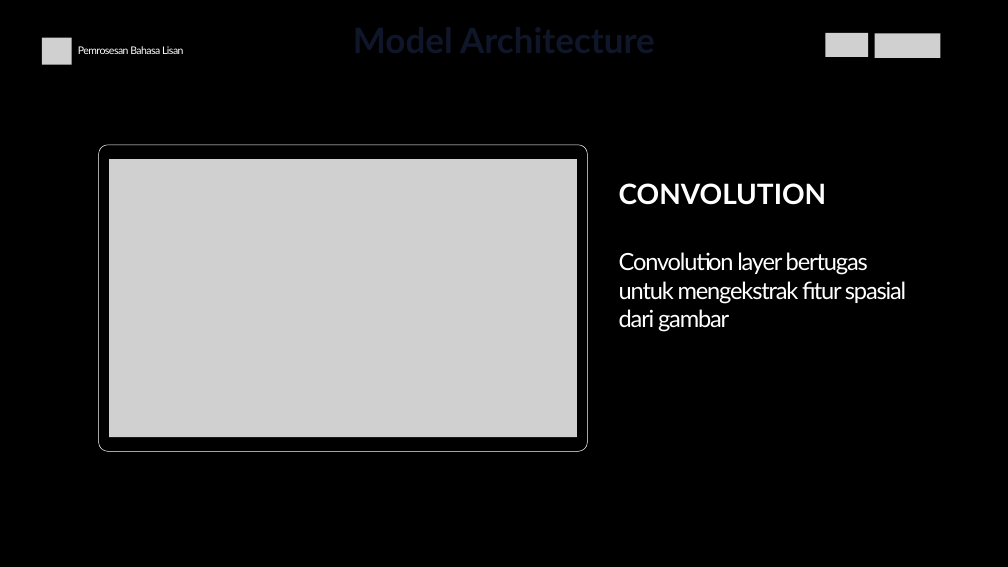
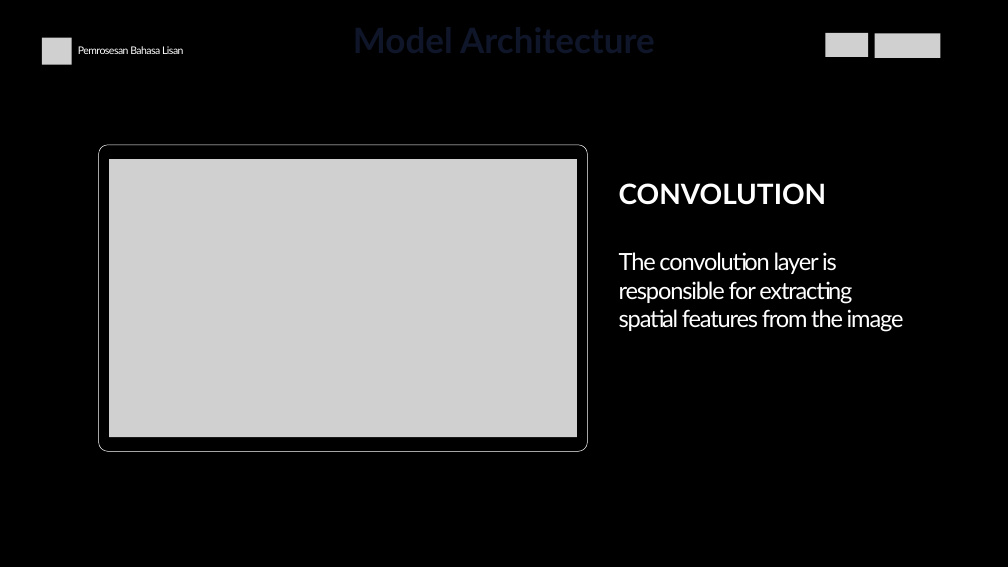
Before and after one commit to dhekmass12/mass-shooting-detector, a slide deck: slide 11 of Mass Shooting Detector.pptx. Drawn at 1008x567 pixels with LibreOffice and Linux fonts; fonts in the diff are those of the drawing; grey boxes stand for pictures. Boxes give left, top, right and bottom in pixels: in the first picture for what was removed or moved away, otherwise in the second. Text is boxed around its words. In the diff, an @@ line names an element or a change of style, - is before the commit and + after.

```diff
--- a/Mass Shooting Detector.pptx
+++ b/Mass Shooting Detector.pptx
@@ text at (x1=619, y1=252, x2=904, y2=332): text changed @@
-Convolution layer bertugas untuk mengekstrak fitur spasial dari gambar
+The convolution layer is responsible for extracting spatial features from the image
```
Also in this commit, not shown: 10 other slides changed, 1 slide added, 1 slide removed.
